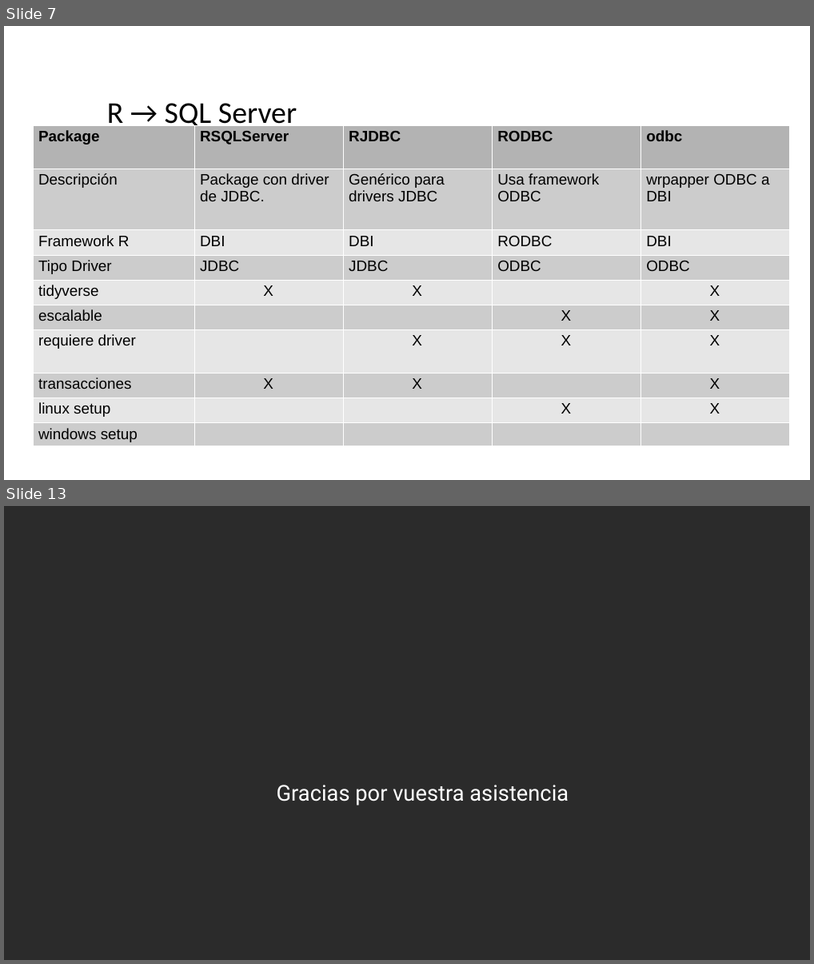
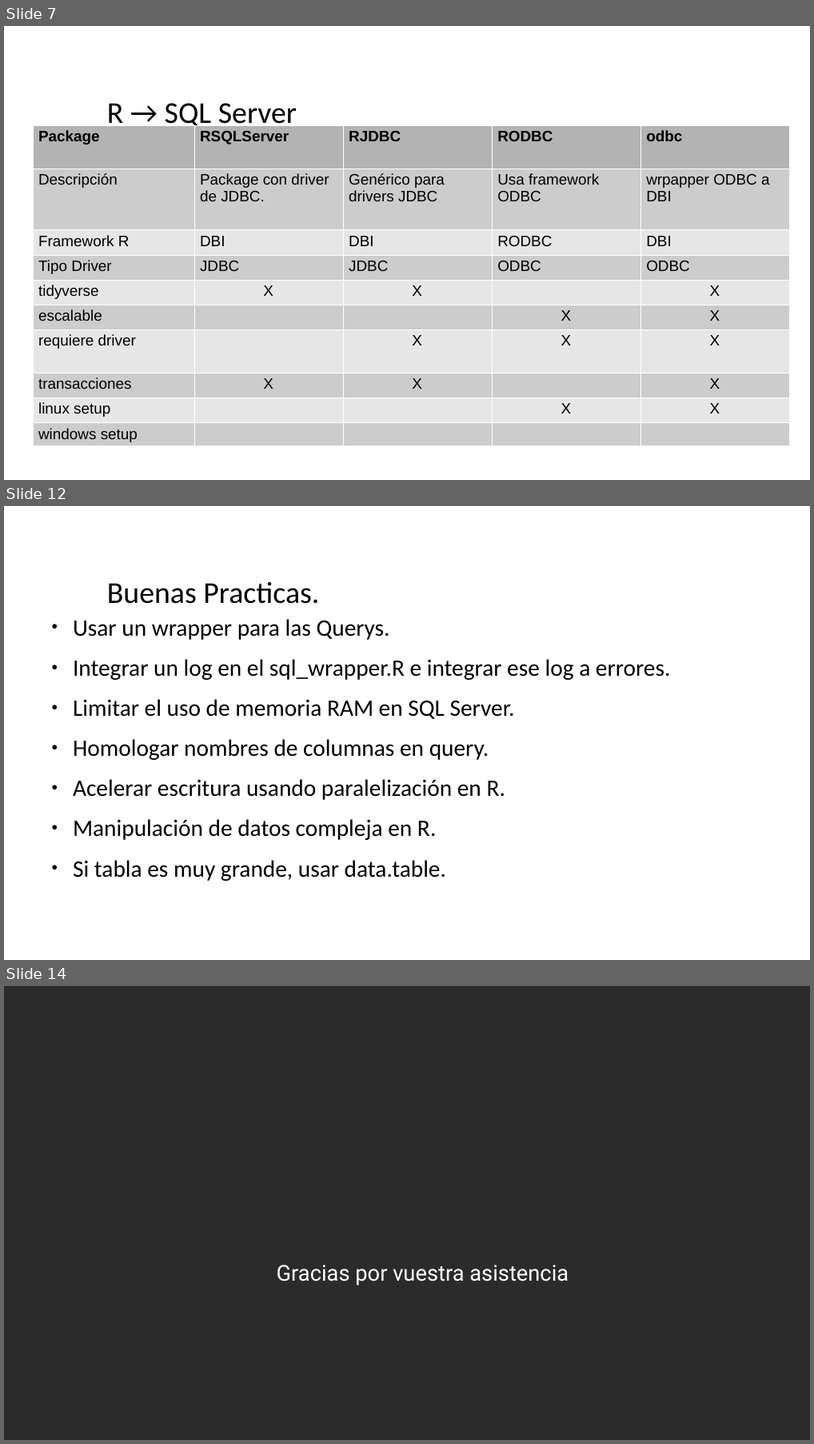
Before and after one commit to danielfm123/sqlsaturday2018, a slide deck: presentacion.pptx. Shown one above the other, each under a label of ours: slides 7 and 13 before the commit, slides 7, 12 and 14 after it; the slides between them are not shown. The pictures are 814x964 and 814x1444 pixels, drawn with LibreOffice and Linux fonts; fonts in the diff are those of the drawing; background and template pictures are left out; a plain dark background stands for a picture behind light text. Boxes give left, top, right and bottom in pixels: in the first picture for what was removed or moved away, otherwise in the second. Text is boxed around its words. In the diff, an @@ line names an element or a change of style, - is before the commit and + after.

```diff
--- a/presentacion.pptx
+++ b/presentacion.pptx
@@ slide 12 added at <box>4,506,810,960</box>, background picture (left out) @@
@@ text added at <box>107,582,319,604</box>, 36 pt, text #000000 @@
+Buenas Practicas.
@@ text added at <box>73,619,670,880</box>, 28 pt, text #000000 @@
+● Usar un wrapper para las Querys.
+● Integrar un log en el sql_wrapper.R e integrar ese log a errores.
+● Limitar el uso de memoria RAM en SQL Server.
+● Homologar nombres de columnas en query.
+● Acelerar escritura usando paralelización en R.
+● Manipulación de datos compleja en R.
+● Si tabla es muy grande, usar data.table.
@@ what was slide 13 is now slide 14 @@
```
Also in this commit, not shown: 6 slides changed, 1 other slide added, 1 slide removed.
